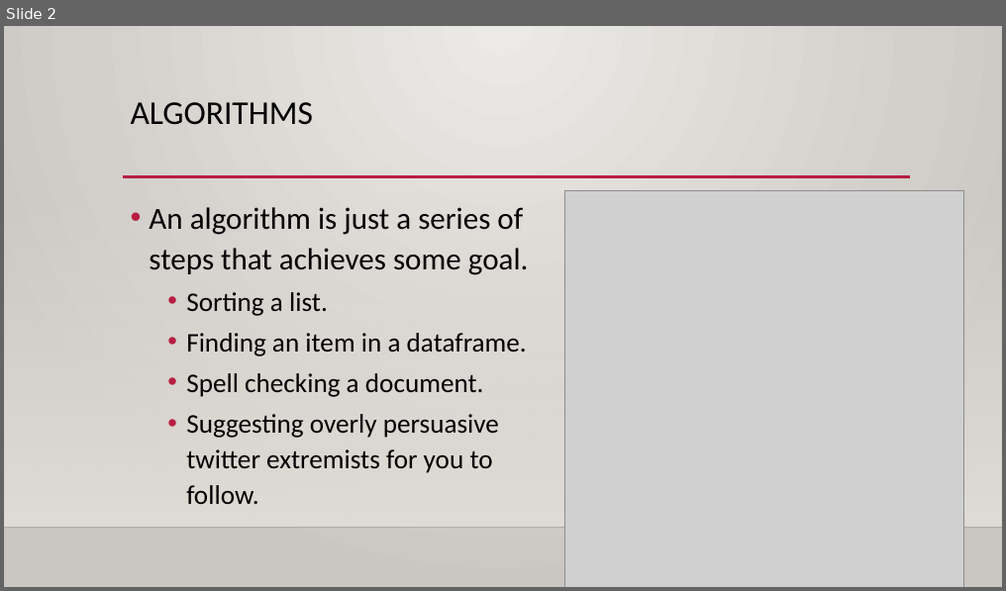
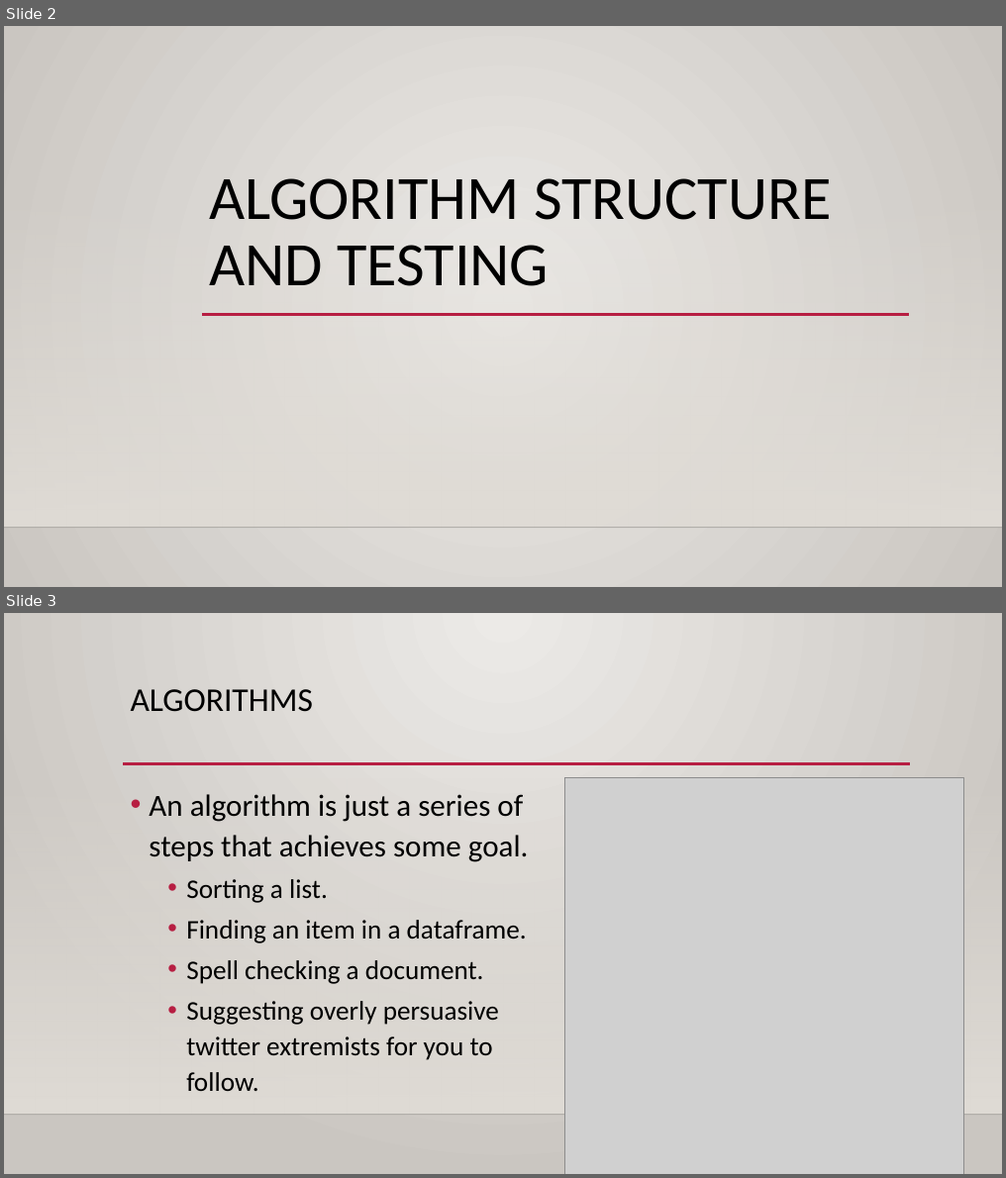
Before and after one commit to okohnkay/Programming_Basics_for_ML, a slide deck: course_material/slides/012_algo_interface_errors.pptx. Shown one above the other, each under a label of ours: slide 2 before the commit, slides 2 and 3 after it. The pictures are 1006x591 and 1006x1178 pixels, drawn with LibreOffice and Linux fonts; fonts in the diff are those of the drawing; grey boxes stand for pictures; background and template pictures are left out. Boxes give left, top, right and bottom in pixels: in the first picture for what was removed or moved away, otherwise in the second. Text is boxed around its words. In the diff, an @@ line names an element or a change of style, - is before the commit and + after.

```diff
--- a/course_material/slides/012_algo_interface_errors.pptx
+++ b/course_material/slides/012_algo_interface_errors.pptx
@@ slide 2 added at [4, 26, 1002, 587], background gradient #ECEAE7 to #CAC7C1; not listed: 2 template elements that a slide beside it also shows @@
@@ title added at [209, 178, 832, 286], 59.4 pt, text #000000 @@
+ALGORITHM STRUCTURE AND TESTING
@@ line added from (202, 315) to (909, 315), #B71E42 2.5 pt @@
@@ what was slide 2 is now slide 3 @@
```
Also in this commit, not shown: 2 slides changed, 6 other slides added, 1 slide removed, 2 other files.
